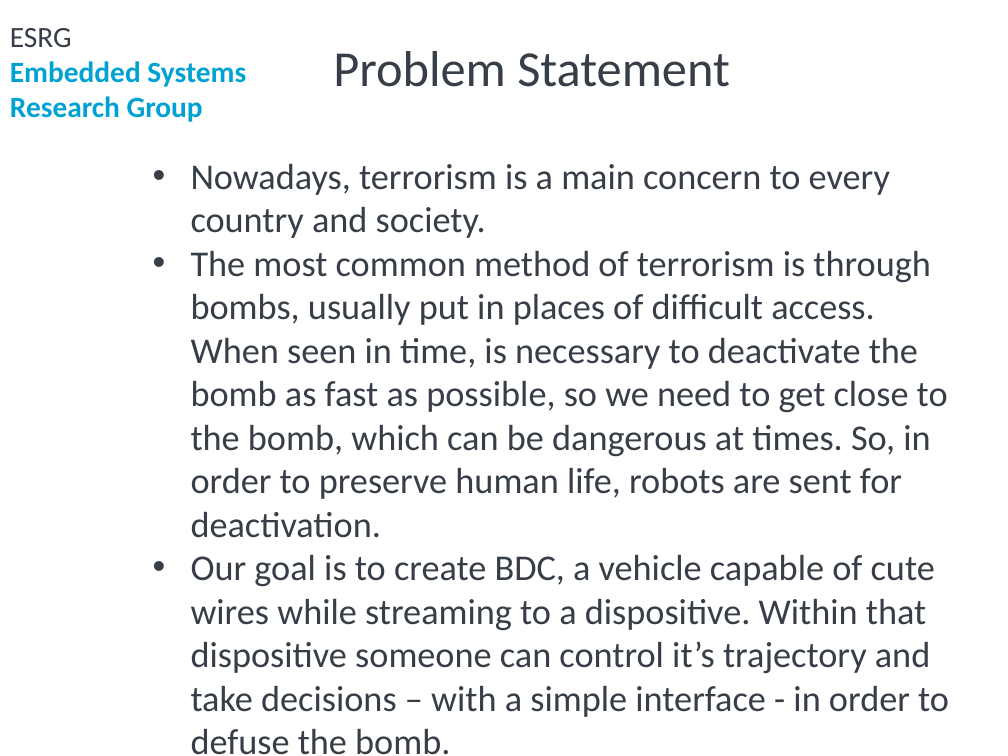
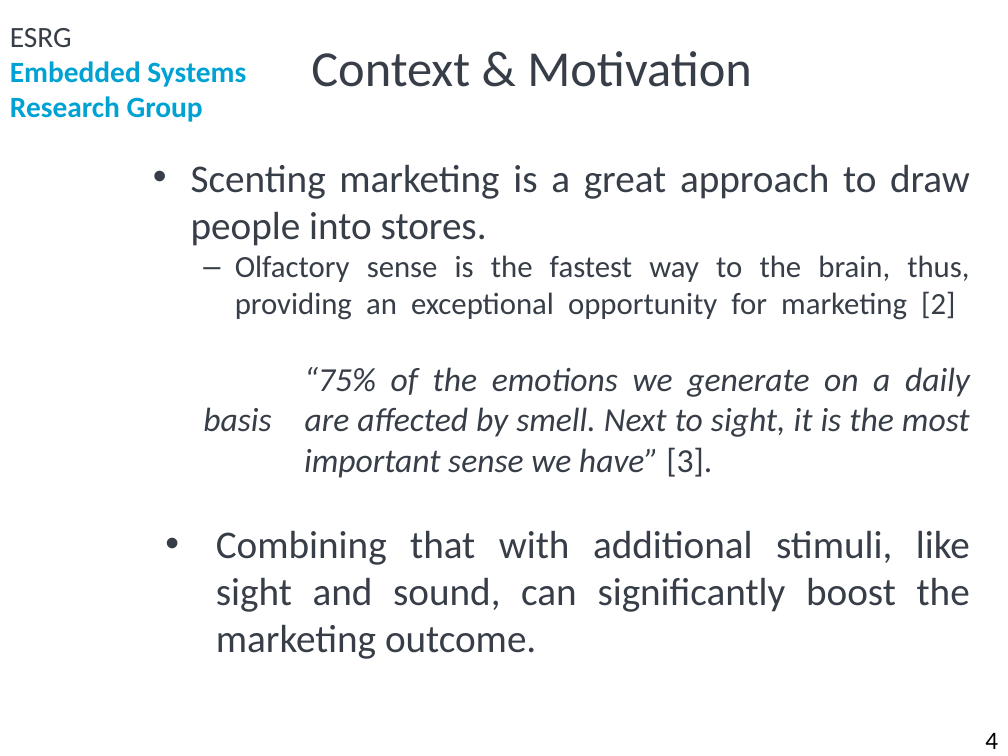
Before and after one commit to ElectroQuanta/MDO, a slide deck: slide 4 of Proj/presentations/ProblemStatement_a50178_JosePires_a88258_HugoFreitas.pptx (slide 3 before the commit). Drawn at 1008x756 pixels with LibreOffice and Linux fonts; fonts in the diff are those of the drawing; background and template pictures are left out. Boxes give left, top, right and bottom in pixels: in the first picture for what was removed or moved away, otherwise in the second. Text is boxed around its words. In the diff, an @@ line names an element or a change of style, - is before the commit and + after.

```diff
--- a/Proj/presentations/ProblemStatement_a50178_JosePires_a88258_HugoFreitas.pptx
+++ b/Proj/presentations/ProblemStatement_a50178_JosePires_a88258_HugoFreitas.pptx
@@ title at box(311, 51, 751, 87): text changed @@
-Problem Statement
+Context & Motivation
@@ text at box(191, 164, 970, 659): text changed; size 25.9 to 28 pt @@
-• Nowadays, terrorism is a main concern to every country and society.
-• The most common method of terrorism is through bombs, usually put in places of difficult access. When seen in time, is necessary to deactivate the bomb as fast as possible, so we need to get close to the bomb, which can be dangerous at times. So, in order to preserve human life, robots are sent for deactivation.
-• Our goal is to create BDC, a vehicle capable of cute wires while streaming to a dispositive. Within that dispositive someone can control it’s trajectory and take decisions – with a simple interface - in order to defuse the bomb.
+• Scenting marketing is a great approach to draw people into stores.
+  – Olfactory sense is the fastest way to the brain, thus, providing an exceptional opportunity for marketing [2]
+  “75% of the emotions we generate on a daily basis are affected by smell. Next to sight, it is the most important sense we have” [3].
+• Combining that with additional stimuli, like sight and sound, can significantly boost the marketing outcome.
@@ page number added at box(985, 732, 998, 749), 18 pt, text #000000 @@
+4
```
Also in this commit, not shown: 1 other slide changed, 15 slides added, 17 slides removed.
